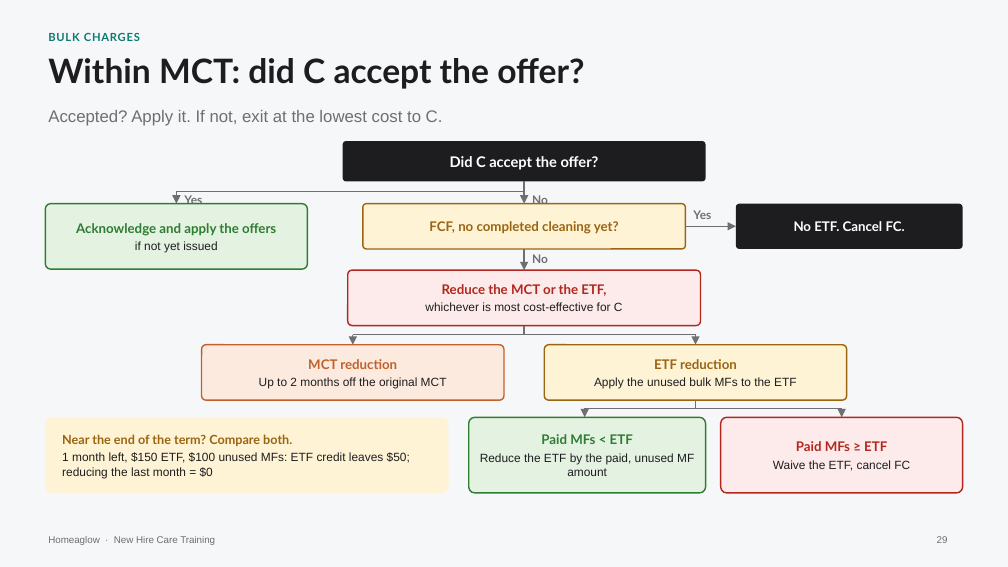
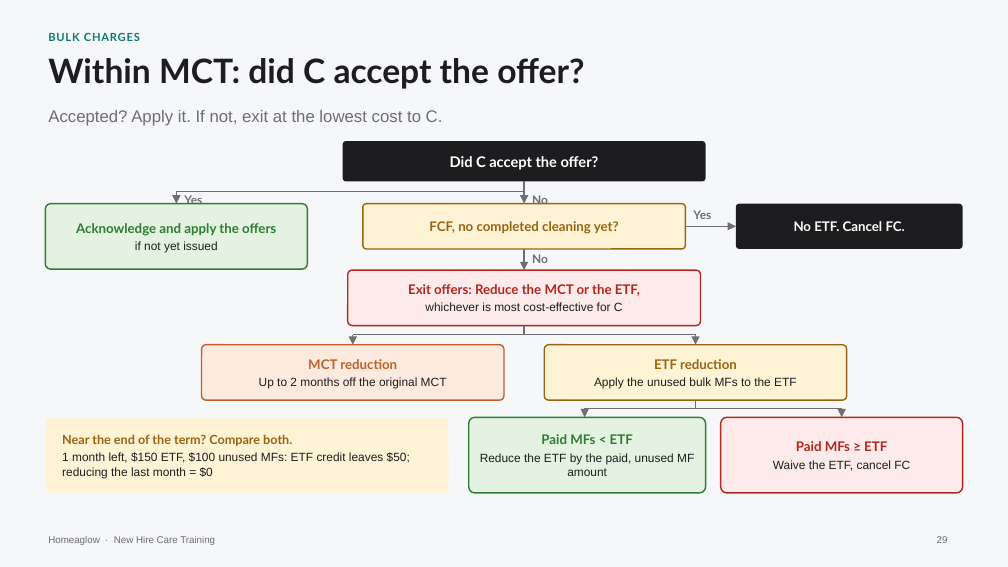
Before and after one commit to anjulimichelle/training, a slide deck: slide 29 of refunds-abuse-duplicates-bulk/refunds-abuse-duplicates-bulk.pptx. Drawn at 1008x567 pixels with LibreOffice and Linux fonts; fonts in the diff are those of the drawing. Boxes give left, top, right and bottom in pixels: in the first picture for what was removed or moved away, otherwise in the second. Text is boxed around its words. In the diff, an @@ line names an element or a change of style, - is before the commit and + after.

```diff
--- a/refunds-abuse-duplicates-bulk/refunds-abuse-duplicates-bulk.pptx
+++ b/refunds-abuse-duplicates-bulk/refunds-abuse-duplicates-bulk.pptx
@@ text in rounded rectangle at bbox=[408, 284, 640, 296]: text changed @@
-Reduce the MCT or the ETF,
+Exit offers: Reduce the MCT or the ETF,
```
Also in this commit, not shown: 6 other slides changed, 18 slides added, 2 other files.
